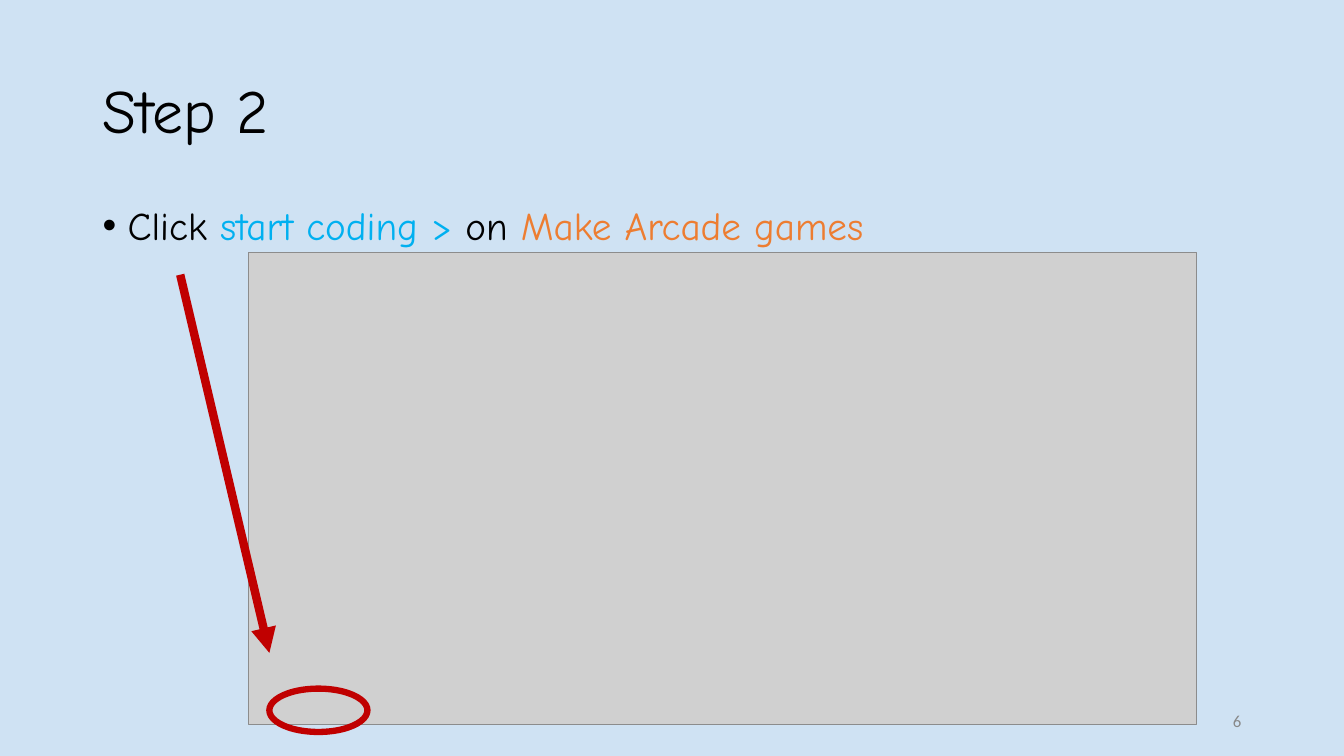
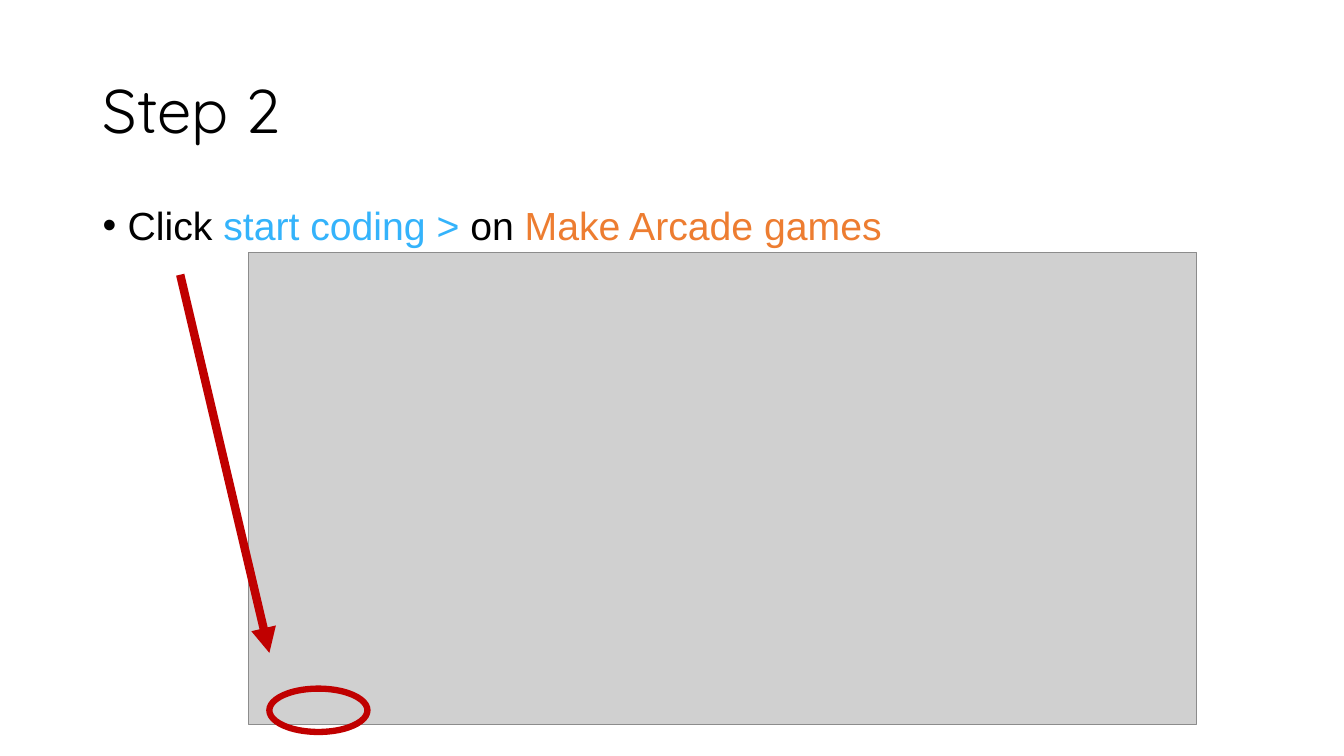
Before and after one commit to BMW-lab-MSU/game-controller-summer-camp, a slide deck: slide 10 of slides/programming-your-own-world-slides.odp (slide 6 before the commit). Drawn at 1344x756 pixels with LibreOffice and Linux fonts; fonts in the diff are those of the drawing; grey boxes stand for pictures. Boxes give left, top, right and bottom in pixels: in the first picture for what was removed or moved away, otherwise in the second. Text is boxed around its words. In the diff, an @@ line names an element or a change of style, - is before the commit and + after.

```diff
--- a/slides/programming-your-own-world-slides.odp
+++ b/slides/programming-your-own-world-slides.odp
@@ background #CFE2F3 to #FFFFFF @@
@@ title "Step 2" at (102,89,281,146): font Comic Neue to Quicksand @@
@@ text "Click start coding > on ..." at (128,211,882,248): font Comic Neue to Arial; text colour #00B0F0 to #34B3FB in "start coding >" @@
@@ page number removed at (1233,716,1241,727) @@
-6
```
Also in this commit, not shown: 12 other slides changed, 6 slides added, 1 slide removed.
